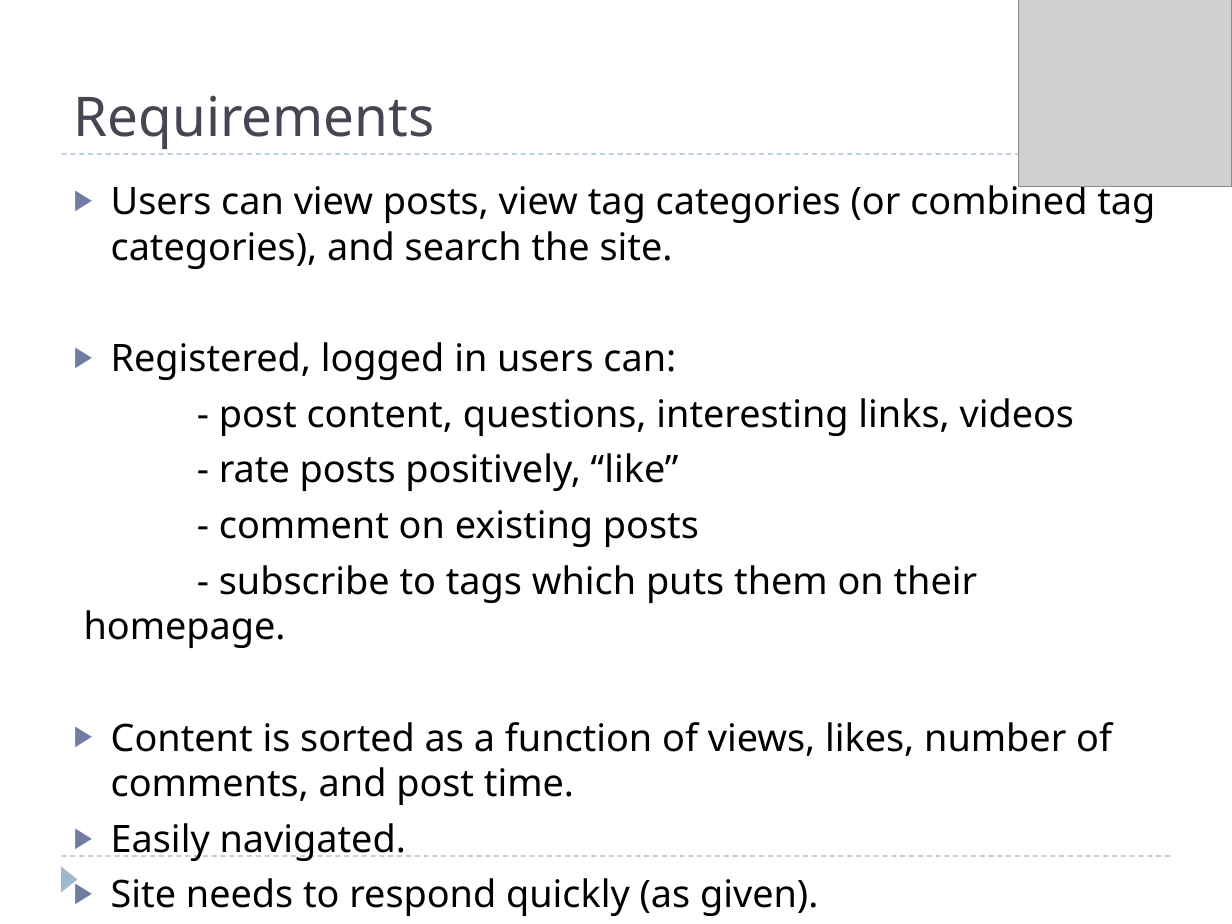
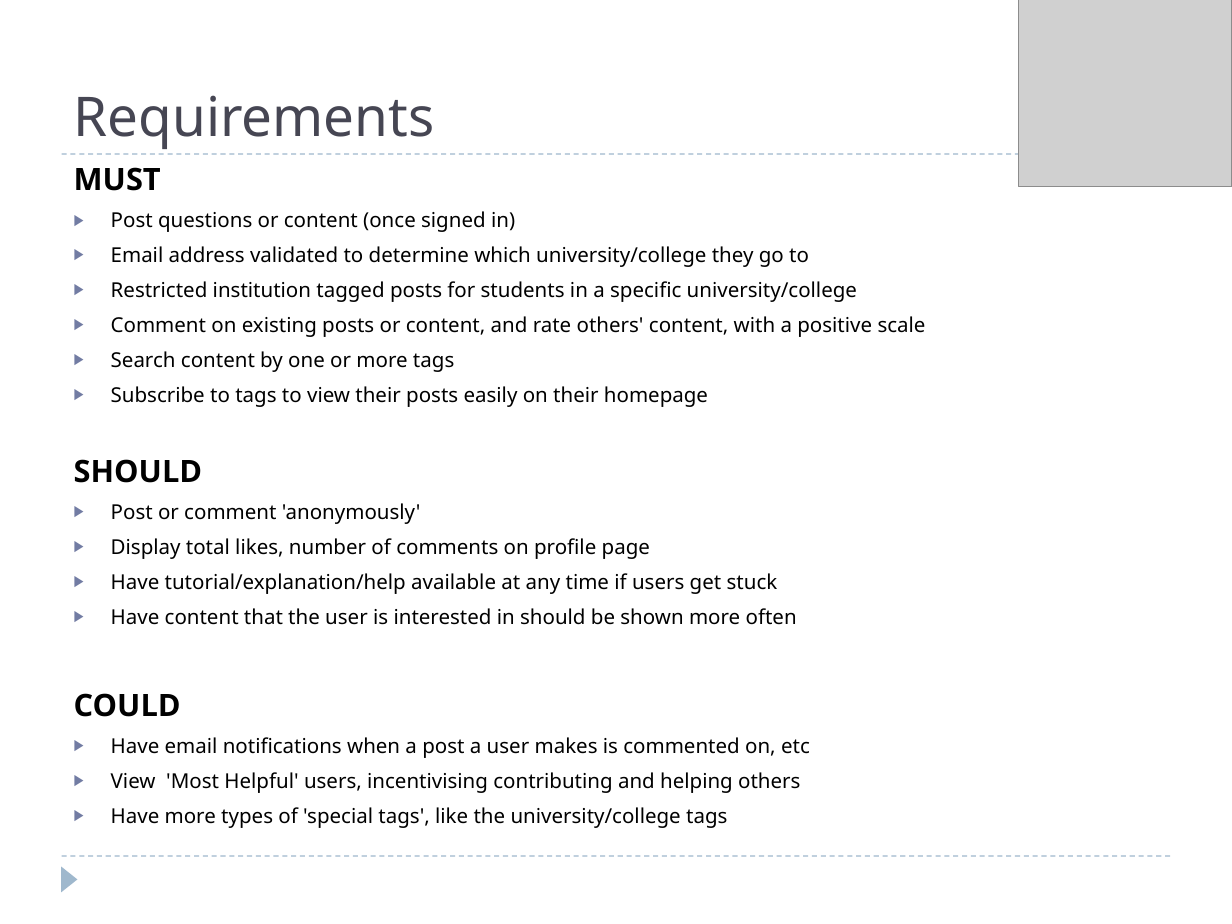
Before and after one commit to projectgoav/studeso, a slide deck: slide 3 of docs/Design presentation/presentation.pptx. Drawn at 1232x924 pixels with LibreOffice and Linux fonts; fonts in the diff are those of the drawing; grey boxes stand for pictures. Boxes give left, top, right and bottom in pixels: in the first picture for what was removed or moved away, otherwise in the second. Text is boxed around its words. In the diff, an @@ line names an element or a change of style, - is before the commit and + after.

```diff
--- a/docs/Design presentation/presentation.pptx
+++ b/docs/Design presentation/presentation.pptx
@@ text at (74, 167, 926, 828): text changed; size 22.1 to 12 pt @@
-▶ Users can view posts, view tag categories (or combined tag categories), and search the site.
-▶ Registered, logged in users can:
-- post content, questions, interesting links, videos
-- rate posts positively, “like”
-- comment on existing posts
-- subscribe to tags which puts them on their homepage.
-▶ Content is sorted as a function of views, likes, number of comments, and post time.
-▶ Easily navigated.
-▶ Site needs to respond quickly (as given).
-▶ Tutorial / on hand help at any time if users get stuck
+MUST
+▶ Post questions or content (once signed in)
+▶ Email address validated to determine which university/college they go to
+▶ Restricted institution tagged posts for students in a specific university/college
+▶ Comment on existing posts or content, and rate others' content, with a positive scale
+▶ Search content by one or more tags
+▶ Subscribe to tags to view their posts easily on their homepage
+SHOULD
+▶ Post or comment 'anonymously'
+▶ Display total likes, number of comments on profile page
+▶ Have tutorial/explanation/help available at any time if users get stuck
+▶ Have content that the user is interested in should be shown more often
+COULD
+▶ Have email notifications when a post a user makes is commented on, etc
+▶ View 'Most Helpful' users, incentivising contributing and helping others
+▶ Have more types of 'special tags', like the university/college tags
```
Also in this commit, not shown: 1 other slide changed.
